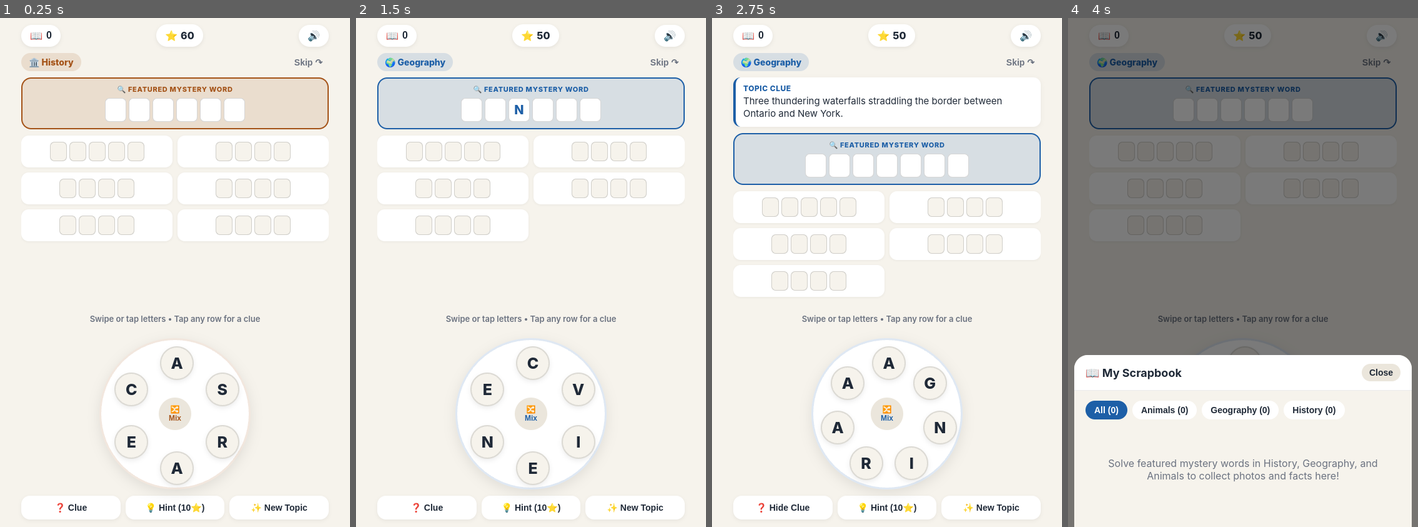
Above: before the commit, frames 1-4 (left to right).
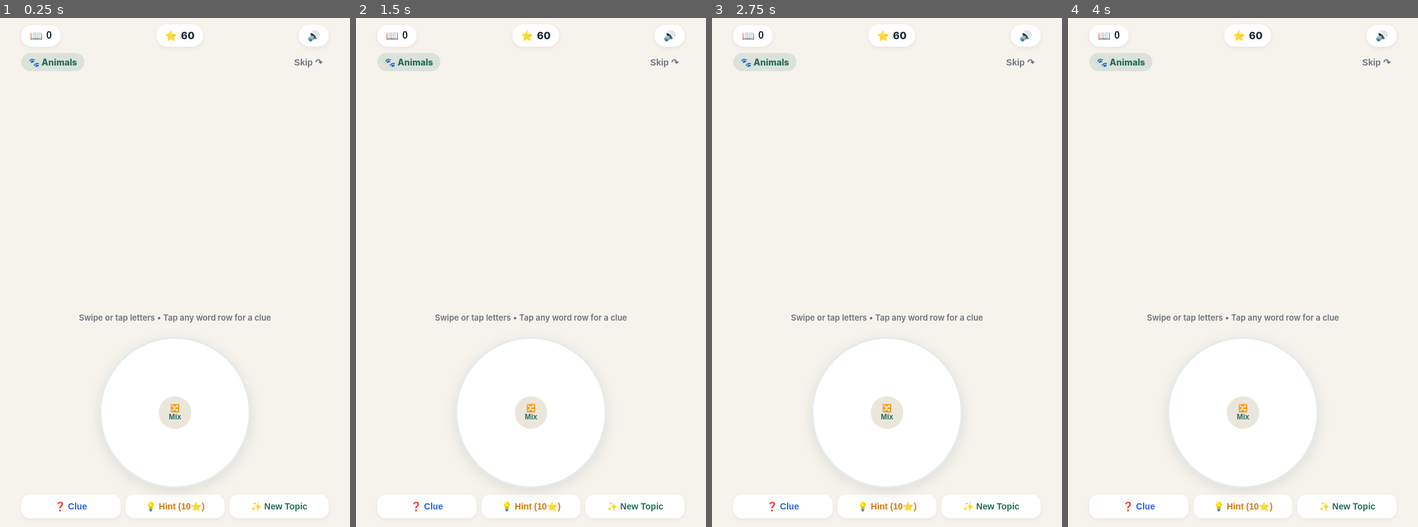
Above: after the commit, the same moments.

Repository: stupidwopdego/games
Game: browser game, page Index.html
Two runs of this game, one before a commit and one after it. Both use one fixed random seed, a clock stepped at 60 frames per second and the inputs below.
Inputs (mouse positions are in pixels of both pictures, inside the frame that each line leads up to; where the layout moved, square brackets give the same spot in the first picture):
- Up to frame 1 (0.25 s): no input
- Up to frame 2 (1.5 s): click "Skip ↷" at 0.27 s; move the mouse to (531, 211) at 1.07 s; click "💡 Hint (10⭐)" at 1.27 s
- Up to frame 3 (2.75 s): move the mouse to (824, 165) at 1.67 s; click "✨ New Topic" at 1.87 s; click "❓ Clue" at 2.02 s; press the mouse at (950, 155) [950, 191] at 2.27 s; release the mouse at (887, 145) [887, 180] at 2.4 s; click "🔀 Mix" at 2.47 s
- Up to frame 4 (4 s): move the mouse to (1288, 231) [1288, 247] at 2.87 s; click "Skip ↷" at 3.07 s; move the mouse to (1166, 241) at 3.47 s; click "📖 0" at 3.67 s

The runs differ from the first frame. In frame 1, 10% of the frame differs, in the area x 6-94%, y 2-99%; in frame 2, 10%; in frame 3, 11%; in frame 4, 70%, in the area x 0-100%, y 0-100%.

Commit message:
Update index.html

Diff:
--- a/Index.html
+++ b/Index.html
@@ -54,11 +54,10 @@
       min-height: 100dvh;
       display: flex;
       flex-direction: column;
-      padding: max(10px, env(safe-area-inset-top)) 14px max(12px, env(safe-area-inset-bottom));
+      padding: max(10px, env(safe-area-inset-top)) 14px max(14px, env(safe-area-inset-bottom));
       gap: 10px;
     }
 
-    /* Top Bar */
     .topbar {
       display: flex;
       align-items: center;
@@ -66,31 +65,19 @@
       gap: 8px;
     }
 
-    .pill-btn {
+    .pill-btn, .stars-pill {
       border: none;
       background: var(--card);
       color: var(--text);
       border-radius: 999px;
       padding: 8px 14px;
       font-size: 16px;
-      font-weight: 700;
+      font-weight: 800;
       display: inline-flex;
       align-items: center;
       gap: 6px;
       box-shadow: 0 2px 6px rgba(0,0,0,0.07);
       cursor: pointer;
-    }
-
-    .stars-pill {
-      background: var(--card);
-      border-radius: 999px;
-      padding: 8px 14px;
-      font-size: 16px;
-      font-weight: 800;
-      display: inline-flex;
-      align-items: center;
-      gap: 5px;
-      box-shadow: 0 2px 6px rgba(0,0,0,0.07);
     }
 
     .category-row {
@@ -133,7 +120,6 @@
       cursor: pointer;
     }
 
-    /* Clue Box */
     .clue-box {
       background: var(--card);
       border-left: 4px solid var(--accent);
@@ -154,7 +140,6 @@
       margin-bottom: 2px;
     }
 
-    /* Board */
     .board {
       flex: 1;
       overflow-y: auto;
@@ -198,10 +183,7 @@
       box-shadow: 0 1px 4px rgba(0,0,0,0.05);
       cursor: pointer;
     }
-
-    .word-card.active-clue {
-      border-color: var(--accent);
-    }
+    .word-card.active-clue { border-color: var(--accent); }
 
     .tiles-row {
       display: flex;
@@ -245,7 +227,6 @@
       transform: scale(1.03);
     }
 
-    /* Preview / Banner Strip */
     .status-strip {
       min-height: 42px;
       display: flex;
@@ -303,7 +284,6 @@
       to { transform: scale(1); opacity: 1; }
     }
 
-    /* Wheel */
     .wheel-wrap {
       display: flex;
       justify-content: center;
@@ -378,7 +358,6 @@
       transform: scale(1.13);
     }
 
-    /* Bottom Action Row */
     .actions {
       display: grid;
       grid-template-columns: repeat(3, 1fr);
@@ -388,7 +367,6 @@
     .action-btn {
       border: none;
       background: var(--card);
-      color: var(--text);
       border-radius: 14px;
       padding: 11px 6px;
       font-size: 14px;
@@ -396,8 +374,10 @@
       box-shadow: 0 2px 6px rgba(0,0,0,0.06);
       cursor: pointer;
     }
-
-    /* Modals */
+    .btn-clue { color: #2563eb; }
+    .btn-hint { color: #d97706; }
+    .btn-next { color: var(--accent); }
+
     .modal-backdrop {
       position: fixed;
       inset: 0;
@@ -512,7 +492,6 @@
     .btn-secondary { background: var(--surface); color: var(--text); }
     .btn-primary { background: var(--accent); color: #fff; }
 
-    /* Scrapbook List */
     .filter-row {
       display: flex;
       gap: 8px;
@@ -605,13 +584,12 @@
   </div>
 
   <div class="actions">
-    <button class="action-btn" id="clueBtn">❓ Clue</button>
-    <button class="action-btn" id="hintBtn">💡 Hint (10⭐)</button>
-    <button class="action-btn" id="nextBtn">✨ New Topic</button>
+    <button class="action-btn btn-clue" id="clueBtn">❓ Clue</button>
+    <button class="action-btn btn-hint" id="hintBtn">💡 Hint (10⭐)</button>
+    <button class="action-btn btn-next" id="nextBtn">✨ New Topic</button>
   </div>
 </div>
 
-<!-- Discovery Card Modal -->
 <div class="modal-backdrop" id="discoveryModal">
   <div class="modal-sheet">
     <div class="modal-header">
@@ -626,7 +604,6 @@
   </div>
 </div>
 
-<!-- Scrapbook Modal -->
 <div class="modal-backdrop" id="scrapbookModal">
   <div class="modal-sheet">
     <div class="modal-header">
@@ -648,7 +625,6 @@
 };
 
 const PUZZLES = [
-  // ANIMALS
   {
     id: "animal_platypus", category: "Animals", word: "PLATYPUS", wiki: "Platypus",
     clue: "An egg-laying Australian mammal with a duck-like bill and webbed feet.",
@@ -761,7 +737,6 @@
       ["GAIN", "Increase or win"], ["LOAF", "Baked shape of bread"]
     ]
   },
-  // GEOGRAPHY
   {
     id: "geo_everest", category: "Geography", word: "EVEREST", wiki: "Mount Everest",
     clue: "Earth's highest mountain above sea level, towering in the Himalayas.",
@@ -874,7 +849,6 @@
       ["YON", "Poetic word for over there"]
     ]
   },
-  // HISTORY
   {
     id: "hist_pyramid", category: "History", word: "PYRAMID", wiki: "Egyptian pyramids",
     clue: "Monumental ancient stone tombs built in Egypt for pharaohs over 4,500 years ago.",
@@ -989,7 +963,6 @@
   }
 ];
 
-// Common valid English bonus words formed from puzzle letters
 const BONUS_DICT = new Set([
   "ACT","AGE","AIR","ALL","ANT","ANY","APT","ARE","ARM","ART","ATE","AUNT","CAN","CAR","CAT","CHAT","COAT",
   "CON","COOL","COST","CYAN","DART","DEAL","DIP","DRY","EACH","EAR","EAT","ERA","EVEN","FAIR","FEAR","FIRE",
@@ -1004,13 +977,31 @@
   "VEIN","VEST","VINE","WAR","WARN","WAY","WIN","YARD","YES","YET","YON","YOU","ZAP"
 ]);
 
-// App State
-let state = {
-  stars: Number(localStorage.getItem("ww_stars") ?? 60),
-  sound: localStorage.getItem("ww_sound") !== "false",
-  scrapbook: JSON.parse(localStorage.getItem("ww_scrapbook") || "[]"),
+function readStorage(key, fallback) {
+  try {
+    const val = localStorage.getItem(key);
+    return val === null ? fallback : val;
+  } catch (e) {
+    return fallback;
+  }
+}
+
+function readScrapbook() {
+  try {
+    const raw = localStorage.getItem("ww_scrapbook");
+    const parsed = raw ? JSON.parse(raw) : [];
+    return Array.isArray(parsed) ? parsed : [];
+  } catch (e) {
+    return [];
+  }
+}
+
+const state = {
+  stars: Number(readStorage("ww_stars", "60")) || 60,
+  sound: readStorage("ww_sound", "true") !== "false",
+  scrapbook: readScrapbook(),
   deck: [],
-  puzzle: null,
+  puzzle: PUZZLES[0],
   letters: [],
   selected: [],
   solved: new Set(),
@@ -1018,7 +1009,6 @@
   hints: {},
   showMainClue: false,
   activeSlotClue: null,
-  discovery: null,
   scrapFilter: "All"
 };
 
@@ -1026,10 +1016,10 @@
 let pointerActive = false;
 let isDraggingPath = false;
 let initialNode = null;
+let wasLastOnDown = false;
 let dragPoint = null;
 let bannerTimer = null;
 
-// Elements
 const boardEl = document.getElementById("board");
 const wheelEl = document.getElementById("wheel");
 const wheelSvg = document.getElementById("wheelSvg");
@@ -1047,9 +1037,11 @@
 const scrapbookModal = document.getElementById("scrapbookModal");
 
 function saveProgress() {
-  localStorage.setItem("ww_stars", String(state.stars));
-  localStorage.setItem("ww_sound", String(state.sound));
-  localStorage.setItem("ww_scrapbook", JSON.stringify(state.scrapbook));
+  try {
+    localStorage.setItem("ww_stars", String(state.stars));
+    localStorage.setItem("ww_sound", String(state.sound));
+    localStorage.setItem("ww_scrapbook", JSON.stringify(state.scrapbook));
+  } catch (e) {}
   starsEl.textContent = state.stars;
   scrapCountEl.textContent = state.scrapbook.length;
   soundBtn.textContent = state.sound ? "🔊" : "🔇";
@@ -1058,8 +1050,9 @@
 function playTone(freq, duration = 0.09, vol = 0.12) {
   if (!state.sound) return;
   try {
-    const AudioContext = window.AudioContext || window.webkitAudioContext;
-    if (!audioCtx) audioCtx = new AudioContext();
+    const AC = window.AudioContext || window.webkitAudioContext;
+    if (!AC) return;
+    if (!audioCtx) audioCtx = new AC();
     if (audioCtx.state === "suspended") audioCtx.resume();
     const osc = audioCtx.createOscillator();
     const gain = audioCtx.createGain();
@@ -1080,10 +1073,12 @@
 }
 
 function shuffleArray(arr) {
-  const copy = [...arr];
+  const copy = arr.slice();
   for (let i = copy.length - 1; i > 0; i--) {
     const j = Math.floor(Math.random() * (i + 1));
-    [copy[i], copy[j]] = [copy[j], copy[i]];
+    const tmp = copy[i];
+    copy[i] = copy[j];
+    copy[j] = tmp;
   }
   return copy;
 }
@@ -1105,12 +1100,11 @@
   state.hints = {};
   state.showMainClue = false;
   state.activeSlotClue = null;
-  state.discovery = null;
 
   const theme = CATEGORIES[puzzle.category];
   document.documentElement.style.setProperty("--accent", theme.color);
   document.documentElement.style.setProperty("--accent-soft", theme.soft);
-  catBadge.textContent = `${theme.emoji} ${puzzle.category}`;
+  catBadge.textContent = theme.emoji + " " + puzzle.category;
   clueBtn.textContent = "❓ Clue";
   renderAll();
 }
@@ -1128,7 +1122,7 @@
 
 function renderClue() {
   if (state.activeSlotClue) {
-    clueTitle.textContent = `Word Clue (${state.activeSlotClue.word.length} letters)`;
+    clueTitle.textContent = "Word Clue (" + state.activeSlotClue.word.length + " letters)";
     clueText.textContent = state.activeSlotClue.clue;
     clueBox.classList.add("visible");
   } else if (state.showMainClue) {
@@ -1140,7 +1134,7 @@
   }
 }
 
-function makeTiles(word, isFeatured) {
+function makeTiles(word) {
   const row = document.createElement("div");
   row.className = "tiles-row";
   const isSolved = state.solved.has(word);
@@ -1165,7 +1159,7 @@
   label.className = "featured-label";
   label.textContent = featSolved ? "✨ Discovery Unlocked — Tap for Photo & Facts" : "🔍 Featured Mystery Word";
   featCard.appendChild(label);
-  featCard.appendChild(makeTiles(p.word, true));
+  featCard.appendChild(makeTiles(p.word));
   featCard.onclick = () => {
     if (featSolved) openDiscoveryModal();
     else toggleSlotClue(p.word, p.clue);
@@ -1174,10 +1168,12 @@
 
   const grid = document.createElement("div");
   grid.className = "subgrid";
-  p.subs.forEach(([word, clue]) => {
+  p.subs.forEach(pair => {
+    const word = pair[0];
+    const clue = pair[1];
     const card = document.createElement("div");
     card.className = "word-card" + (state.activeSlotClue && state.activeSlotClue.word === word ? " active-clue" : "");
-    card.appendChild(makeTiles(word, false));
+    card.appendChild(makeTiles(word));
     card.onclick = () => {
       if (!state.solved.has(word)) toggleSlotClue(word, clue);
     };
@@ -1243,7 +1239,9 @@
 
 function getNodeCenters() {
   const size = 242;
-  const cx = size / 2, cy = size / 2, radius = 84;
+  const cx = size / 2;
+  const cy = size / 2;
+  const radius = 84;
   return state.letters.map((_, i) => {
     const angle = (2 * Math.PI / state.letters.length) * i - Math.PI / 2;
     return { x: cx + Math.cos(angle) * radius, y: cy + Math.sin(angle) * radius };
@@ -1263,11 +1261,10 @@
     wheelEl.appendChild(node);
   });
 
-  // Draw SVG connecting path
   wheelSvg.innerHTML = "";
   if (state.selected.length > 0) {
-    const pts = state.selected.map(i => `${centers[i].x},${centers[i].y}`);
-    if (dragPoint && isDraggingPath) pts.push(`${dragPoint.x},${dragPoint.y}`);
+    const pts = state.selected.map(i => centers[i].x + "," + centers[i].y);
+    if (dragPoint && isDraggingPath) pts.push(dragPoint.x + "," + dragPoint.y);
     const poly = document.createElementNS("http://www.w3.org/2000/svg", "polyline");
     poly.setAttribute("points", pts.join(" "));
     poly.setAttribute("fill", "none");
@@ -1286,9 +1283,7 @@
   dragPoint = { x, y };
   const centers = getNodeCenters();
   for (let i = 0; i < centers.length; i++) {
-    const dx = x - centers[i].x;
-    const dy = y - centers[i].y;
-    if (Math.hypot(dx, dy) <= 32) return i;
+    if (Math.hypot(x - centers[i].x, y - centers[i].y) <= 32) return i;
   }
   return null;
 }
@@ -1296,13 +1291,15 @@
 wheelEl.addEventListener("pointerdown", e => {
   if (e.target.closest("#shuffleBtn")) return;
   e.preventDefault();
-  wheelEl.setPointerCapture(e.pointerId);
+  try { wheelEl.setPointerCapture(e.pointerId); } catch (err) {}
   pointerActive = true;
   isDraggingPath = false;
   initialNode = null;
+  wasLastOnDown = false;
   const hit = hitTestWheel(e.clientX, e.clientY);
   if (hit !== null) {
     initialNode = hit;
+    wasLastOnDown = state.selected.length > 0 && state.selected[state.selected.length - 1] === hit;
     if (!state.selected.includes(hit)) {
       state.selected.push(hit);
       const scale = [523, 587, 659, 698, 784, 880, 988, 1046];
@@ -1333,7 +1330,7 @@
   renderStatus();
 });
 
-function endWheelPointer() {
+function endWheelPointer(e) {
   if (!pointerActive) return;
   pointerActive = false;
   dragPoint = null;
@@ -1341,9 +1338,14 @@
     isDraggingPath = false;
     submitAttempt();
   } else {
+    if (wasLastOnDown && state.selected.length > 0) {
+      state.selected.pop();
+    }
     renderWheel();
+    renderStatus();
   }
   initialNode = null;
+  wasLastOnDown = false;
 }
 wheelEl.addEventListener("pointerup", endWheelPointer);
 wheelEl.addEventListener("pointercancel", endWheelPointer);
@@ -1365,7 +1367,7 @@
 
   if (state.solved.has(word) || state.bonus.has(word)) {
     playTone(250, 0.12);
-    showBanner(`Already found ${word}!`, true);
+    showBanner("Already found " + word + "!", true);
     return;
   }
 
@@ -1373,9 +1375,7 @@
   const boardMatch = word === p.word || p.subs.some(s => s[0] === word);
   if (boardMatch) {
     state.solved.add(word);
-    if (state.activeSlotClue && state.activeSlotClue.word === word) {
-      state.activeSlotClue = null;
-    }
+    if (state.activeSlotClue && state.activeSlotClue.word === word) state.activeSlotClue = null;
     const isFeatured = word === p.word;
     const reward = isFeatured ? 15 : 5;
     state.stars += reward;
@@ -1385,7 +1385,7 @@
 
     playSuccess(isFeatured || allSolved);
     renderAll();
-    showBanner(isFeatured ? `Discovered ${word}! +${reward}⭐` : `Great! ${word} +${reward}⭐`);
+    showBanner(isFeatured ? "Discovered " + word + "! +" + reward + "⭐" : "Great! " + word + " +" + reward + "⭐");
 
     if (isFeatured || allSolved) launchConfetti();
     if (isFeatured) openDiscoveryModal();
@@ -1397,7 +1397,7 @@
     state.stars += 3;
     playSuccess(false);
     saveProgress();
-    showBanner(`Bonus Word: ${word}! +3⭐`);
+    showBanner("Bonus Word: " + word + "! +3⭐");
     return;
   }
 
@@ -1418,7 +1418,6 @@
   }
 }
 
-// Hints & Controls
 document.getElementById("shuffleBtn").onclick = () => {
   state.selected = [];
   state.letters = shuffleArray(state.letters);
@@ -1437,7 +1436,7 @@
 
 document.getElementById("hintBtn").onclick = () => {
   const p = state.puzzle;
-  const targets = [p.word, ...p.subs.map(s => s[0])];
+  const targets = [p.word].concat(p.subs.map(s => s[0]));
   const unsolved = targets.find(w => !state.solved.has(w));
   if (!unsolved) {
     showBanner("All words solved!");
@@ -1476,13 +1475,12 @@
   saveProgress();
 };
 
-// Wikipedia Fetch + Discovery Modal
 async function fetchDiscovery(puzzle) {
   const existing = state.scrapbook.find(item => item.id === puzzle.id);
   if (existing && existing.image) return existing;
 
   const title = encodeURIComponent(puzzle.wiki.replace(/ /g, "_"));
-  const url = `https://en.wikipedia.org/api/rest_v1/page/summary/${title}`;
+  const url = "https://en.wikipedia.org/api/rest_v1/page/summary/" + title;
   let data = null;
   try {
     const res = await fetch(url);
@@ -1516,27 +1514,66 @@
   document.getElementById("modalNextBtn").textContent = customItem ? "Close" : "Next Topic →";
 
   discoveryModal.classList.add("open");
-  body.innerHTML = `<p style="text-align:center; padding:40px 0; color:var(--muted);">Loading picture &amp; facts...</p>`;
+  body.innerHTML = '<p style="text-align:center; padding:40px 0; color:var(--muted);">Loading picture &amp; facts...</p>';
 
   const item = customItem || await fetchDiscovery(state.puzzle);
   const cat = CATEGORIES[item.category];
-  document.getElementById("modalCatLabel").textContent = `${cat.emoji} ${item.category}`;
-
-  body.innerHTML = `
-    <h2 style="margin:0 0 4px; font-size:28px;">${item.title}</h2>
-    <div style="color:var(--muted); font-size:15px; text-transform:capitalize; margin-bottom:8px;">${item.subtitle}</div>
-    ${item.image ? `<img class="discovery-img" src="${item.image}" alt="${item.title}">` : ""}
-    <button class="speak-btn" id="speakBtn">🔊 Read Facts Aloud</button>
-    <p class="summary-text">${item.summary}</p>
-    <div class="facts-box">
-      <h4>💡 Did You Know?</h4>
-      <ul>${item.facts.map(f => `<li>${f}</li>`).join("")}</ul>
-    </div>
-    ${item.pageUrl ? `<a href="${item.pageUrl}" target="_blank" rel="noopener" style="color:var(--accent); font-weight:700; font-size:15px;">Read full Wikipedia article ↗</a>` : ""}
-  `;
-
-  const speakBtn = document.getElementById("speakBtn");
-  speakBtn.onclick = () => toggleSpeech(`${item.title}. ${item.summary} Did you know? ${item.facts.join(" ")}`, speakBtn);
+  document.getElementById("modalCatLabel").textContent = cat.emoji + " " + item.category;
+
+  body.innerHTML = "";
+
+  const h2 = document.createElement("h2");
+  h2.style.cssText = "margin:0 0 4px; font-size:28px;";
+  h2.textContent = item.title;
+  body.appendChild(h2);
+
+  const sub = document.createElement("div");
+  sub.style.cssText = "color:var(--muted); font-size:15px; text-transform:capitalize; margin-bottom:8px;";
+  sub.textContent = item.subtitle;
+  body.appendChild(sub);
+
+  if (item.image) {
+    const img = document.createElement("img");
+    img.className = "discovery-img";
+    img.src = item.image;
+    img.alt = item.title;
+    body.appendChild(img);
+  }
+
+  const speakBtn = document.createElement("button");
+  speakBtn.className = "speak-btn";
+  speakBtn.textContent = "🔊 Read Facts Aloud";
+  speakBtn.onclick = () => toggleSpeech(item.title + ". " + item.summary + " Did you know? " + item.facts.join(" "), speakBtn);
+  body.appendChild(speakBtn);
+
+  const sumP = document.createElement("p");
+  sumP.className = "summary-text";
+  sumP.textContent = item.summary;
+  body.appendChild(sumP);
+
+  const box = document.createElement("div");
+  box.className = "facts-box";
+  const h4 = document.createElement("h4");
+  h4.textContent = "💡 Did You Know?";
+  box.appendChild(h4);
+  const ul = document.createElement("ul");
+  item.facts.forEach(f => {
+    const li = document.createElement("li");
+    li.textContent = f;
+    ul.appendChild(li);
+  });
+  box.appendChild(ul);
+  body.appendChild(box);
+
+  if (item.pageUrl) {
+    const link = document.createElement("a");
+    link.href = item.pageUrl;
+    link.target = "_blank";
+    link.rel = "noopener";
+    link.style.cssText = "color:var(--accent); font-weight:700; font-size:15px;";
+    link.textContent = "Read full Wikipedia article ↗";
+    body.appendChild(link);
+  }
 }
 
 function toggleSpeech(text, btn) {
@@ -1556,75 +1593,5 @@
 }
 
 function stopSpeech() {
-  if ("speechSynthesis" in window) window.speechSynthesis.cancel();
-}
-
-function closeModals() {
-  stopSpeech();
-  discoveryModal.classList.remove("open");
-  scrapbookModal.classList.remove("open");
-}
-
-document.getElementById("closeDiscoveryBtn").onclick = closeModals;
-document.getElementById("finishWordsBtn").onclick = closeModals;
-document.getElementById("modalNextBtn").onclick = () => {
-  if (document.getElementById("modalNextBtn").textContent === "Close") closeModals();
-  else loadNextPuzzle();
-};
-
-// Scrapbook
-document.getElementById("scrapbookBtn").onclick = () => {
-  renderScrapbook();
-  scrapbookModal.classList.add("open");
-};
-document.getElementById("closeScrapbookBtn").onclick = closeModals;
-
-function renderScrapbook() {
-  const filtersEl = document.getElementById("scrapFilters");
-  const listEl = document.getElementById("scrapList");
-  const cats = ["All", "Animals", "Geography", "History"];
-
-  filtersEl.innerHTML = "";
-  cats.forEach(c => {
-    const count = c === "All" ? state.scrapbook.length : state.scrapbook.filter(x => x.category === c).length;
-    const btn = document.createElement("button");
-    btn.className = "filter-chip" + (state.scrapFilter === c ? " active" : "");
-    btn.textContent = `${c} (${count})`;
-    btn.onclick = () => { state.scrapFilter = c; renderScrapbook(); };
-    filtersEl.appendChild(btn);
-  });
-
-  const items = state.scrapFilter === "All"
-    ? state.scrapbook
-    : state.scrapbook.filter(x => x.category === state.scrapFilter);
-
-  listEl.innerHTML = "";
-  if (items.length === 0) {
-    listEl.innerHTML = `<p style="text-align:center; color:var(--muted); padding:32px 12px;">Solve featured mystery words in History, Geography, and Animals to collect photos and facts here!</p>`;
-    return;
-  }
-
-  items.forEach(item => {
-    const row = document.createElement("div");
-    row.className = "scrap-item";
-    row.innerHTML = `
-      ${item.image ? `<img class="scrap-thumb" src="${item.image}" alt="${item.title}">` : `<div class="scrap-thumb">${CATEGORIES[item.category].emoji}</div>`}
-      <div>
-        <div style="font-weight:800; font-size:17px;">${item.title}</div>
-        <div style="font-size:13px; font-weight:700; color:${CATEGORIES[item.category].color};">${item.category}</div>
-        <div style="font-size:13px; color:var(--muted); margin-top:2px;">${item.summary.slice(0, 75)}...</div>
-      </div>
-    `;
-    row.onclick = () => {
-      scrapbookModal.classList.remove("open");
-      openDiscoveryModal(item);
-    };
-    listEl.appendChild(row);
-  });
-}
-
-// Start Game
-loadNextPuzzle();
-</script>
-</body>
-</html>
+  try {
+    if ("speechSynthesis
